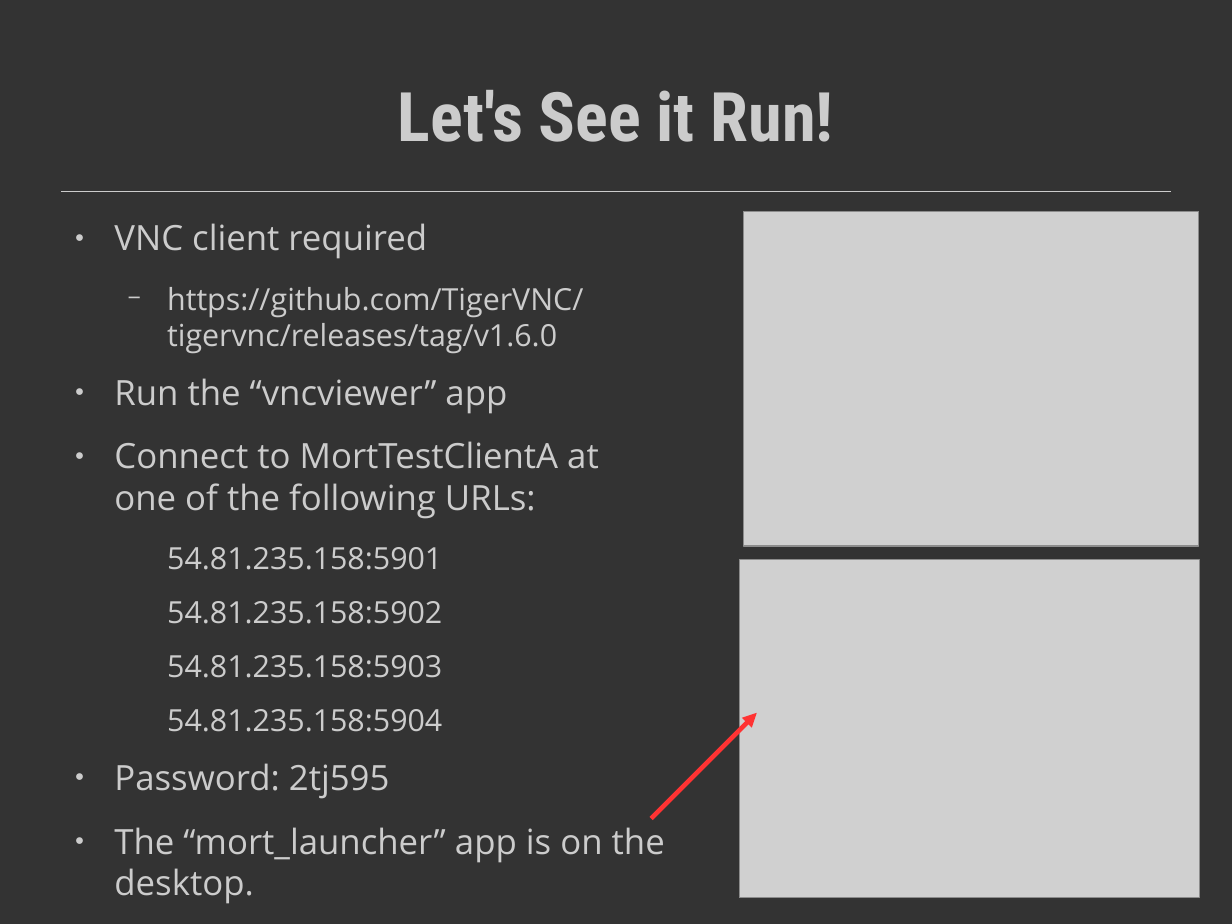
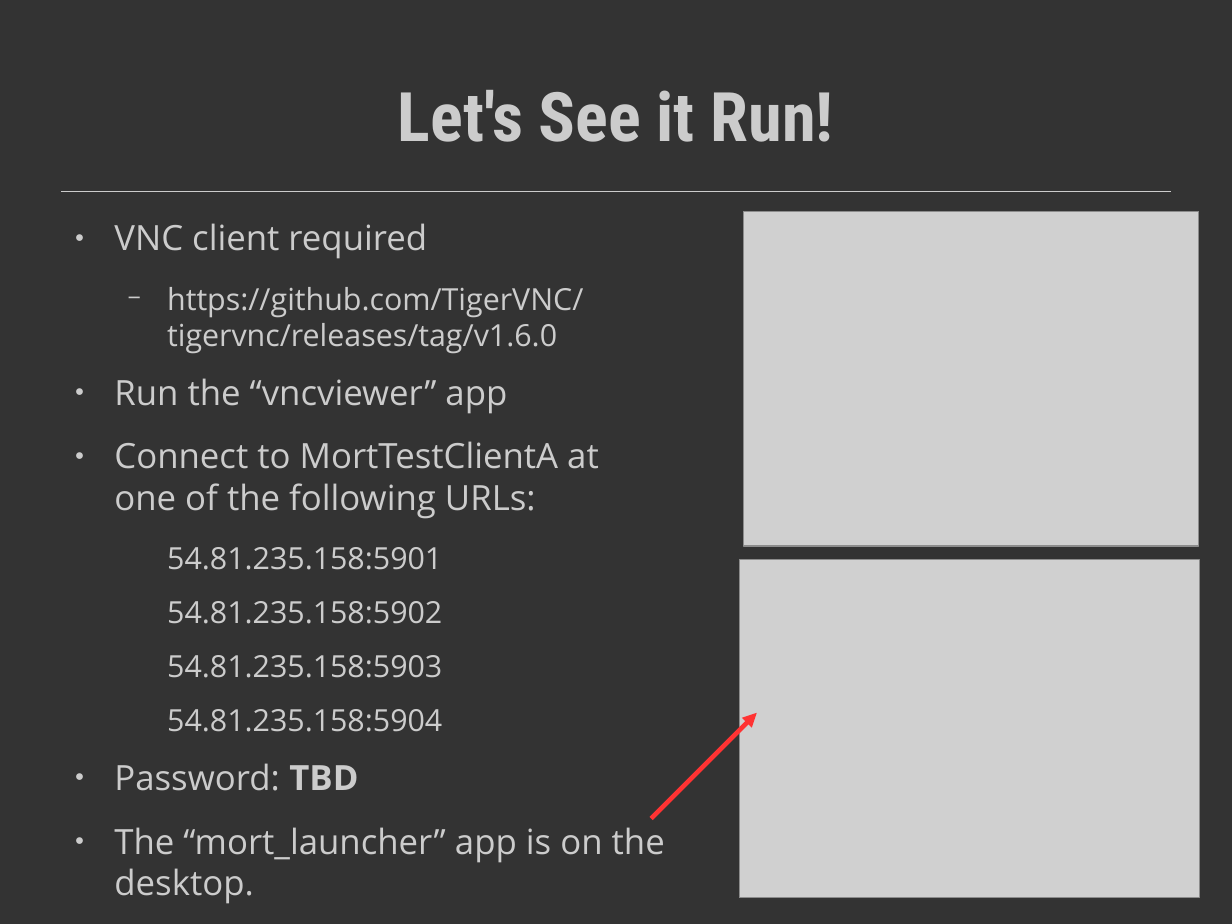
Before and after one commit to MikeSchincariol/mort, a slide deck: slide 20 of final_proj_presentation/mort.odp. Drawn at 1232x924 pixels with LibreOffice and Linux fonts; fonts in the diff are those of the drawing; grey boxes stand for pictures. Boxes give left, top, right and bottom in pixels: in the first picture for what was removed or moved away, otherwise in the second. Text is boxed around its words. In the diff, an @@ line names an element or a change of style, - is before the commit and + after.

Commit message:
Removed MortTestClientA VNC password from slide deck.

```diff
--- a/final_proj_presentation/mort.odp
+++ b/final_proj_presentation/mort.odp
@@ text at (114,763,358,791): text changed @@
-● Password: 2tj595
+● Password: TBD
```
